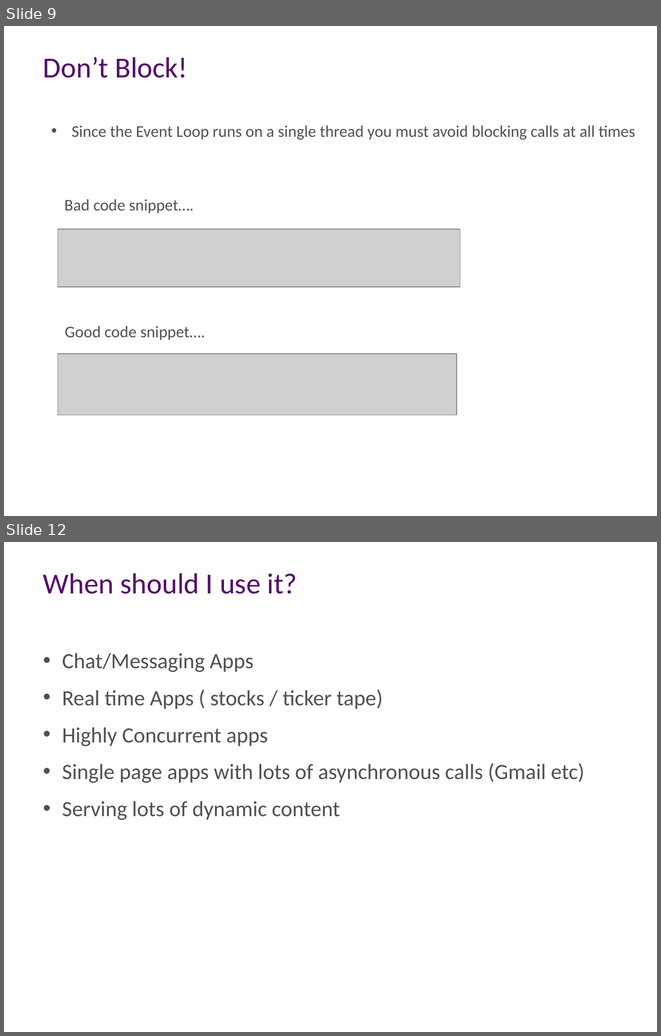
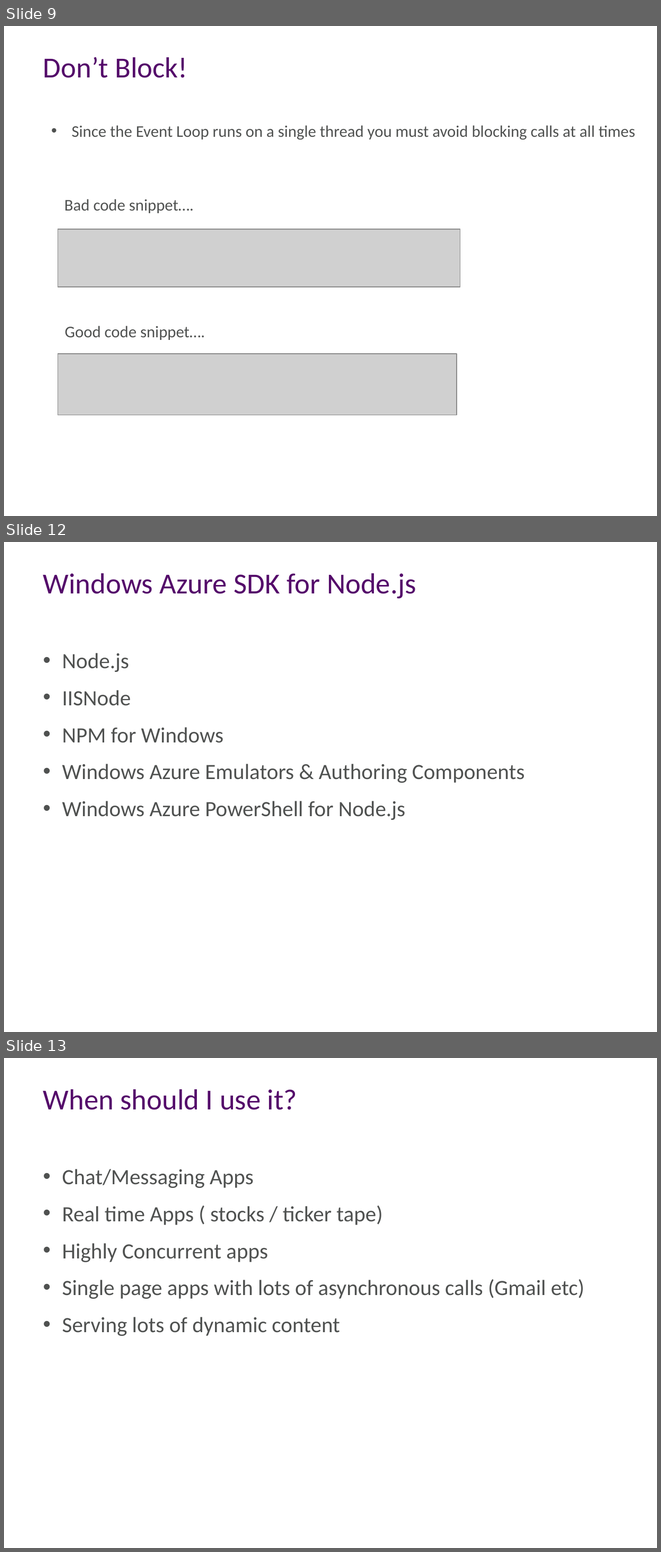
Before and after one commit to aidancasey/AzureNodeChatClient, a slide deck: presentation/Building Node.js Applications on Windows Azure.pptx. Shown one above the other, each under a label of ours: slides 9 and 12 before the commit, slides 9, 12 and 13 after it; the slides between them are not shown. The pictures are 661x1036 and 661x1552 pixels, drawn with LibreOffice and Linux fonts; fonts in the diff are those of the drawing; grey boxes stand for pictures; background and template pictures are left out. Boxes give left, top, right and bottom in pixels: in the first picture for what was removed or moved away, otherwise in the second. Text is boxed around its words. In the diff, an @@ line names an element or a change of style, - is before the commit and + after.

```diff
--- a/presentation/Building Node.js Applications on Windows Azure.pptx
+++ b/presentation/Building Node.js Applications on Windows Azure.pptx
@@ slide 12 added at [4, 542, 657, 1032], background #FFFFFF @@
@@ title added at [43, 573, 416, 599], 32 pt, text #540B6A @@
+Windows Azure SDK for Node.js
@@ text added at [62, 653, 525, 820], 24 pt, text #4F5150 @@
+• Node.js
+• IISNode
+• NPM for Windows
+• Windows Azure Emulators & Authoring Components
+• Windows Azure PowerShell for Node.js
@@ what was slide 12 is now slide 13 @@
```
Also in this commit, not shown: 4 slides changed, 2 other slides added, 1 slide removed.
